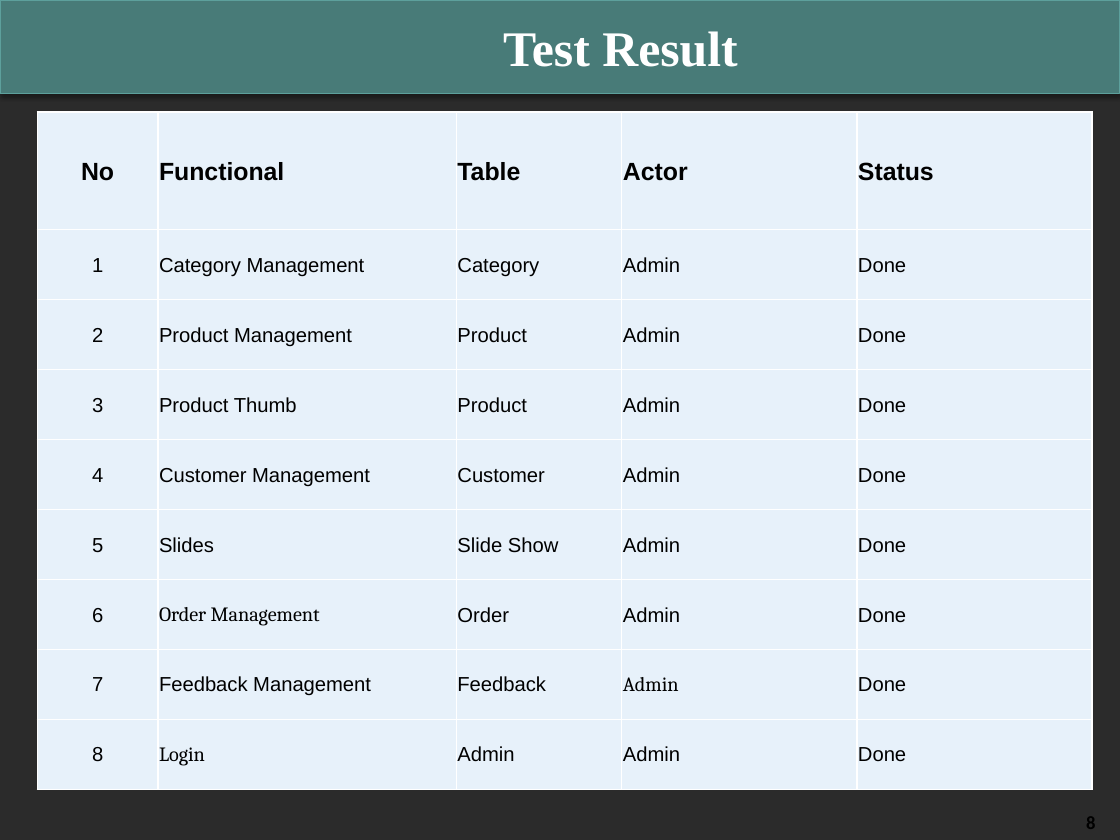
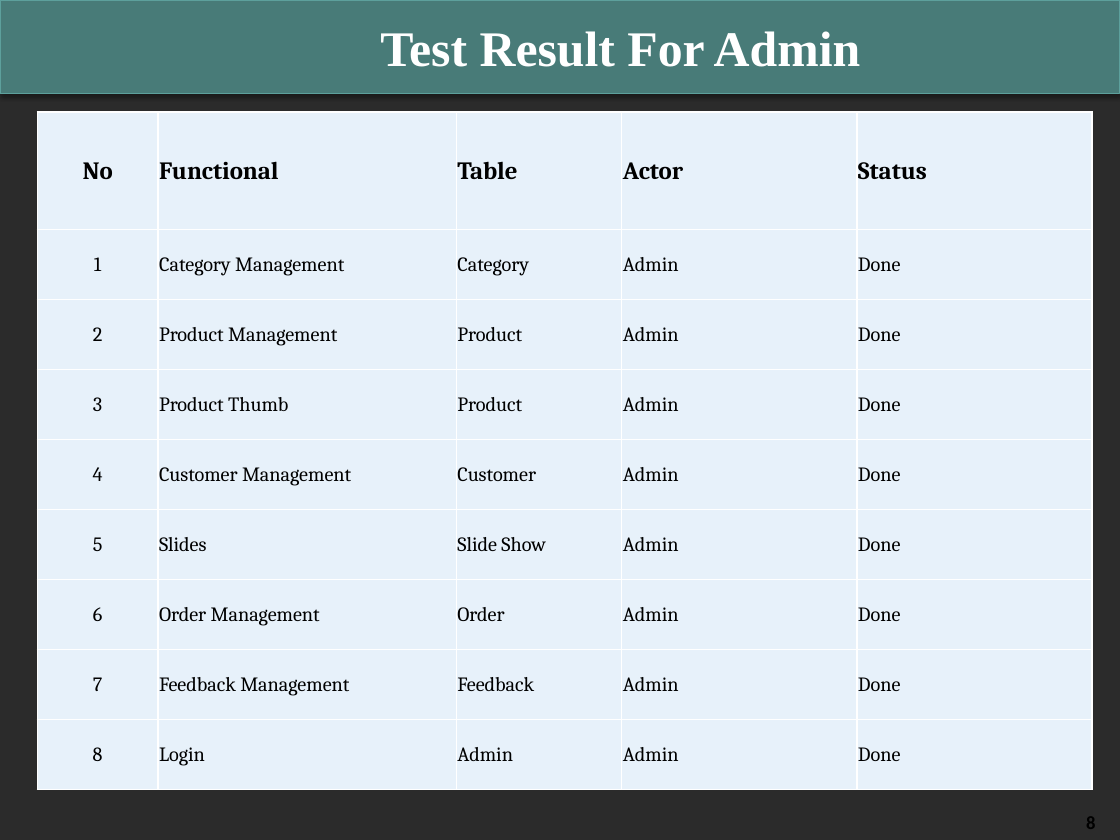
Before and after one commit to Doan7Project/DTBMFurnitureProject, a slide deck: slide 8 of Documentations/03. Presentation/G03_shows.pptx. Drawn at 1120x840 pixels with LibreOffice and Linux fonts; fonts in the diff are those of the drawing; background and template pictures are left out; a plain dark background stands for a picture behind light text. Boxes give left, top, right and bottom in pixels: in the first picture for what was removed or moved away, otherwise in the second. Text is boxed around its words. In the diff, an @@ line names an element or a change of style, - is before the commit and + after.

```diff
--- a/Documentations/03. Presentation/G03_shows.pptx
+++ b/Documentations/03. Presentation/G03_shows.pptx
@@ title at [380,31,861,67]: text changed @@
-  Test Result
+  Test Result For Admin
@@ table at [37,112,1092,790] @@
@@ font Arial to Cambria @@
```
Also in this commit, not shown: 7 other slides changed, 1 slide added, 3 other files.
